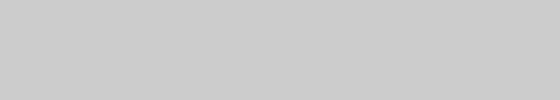
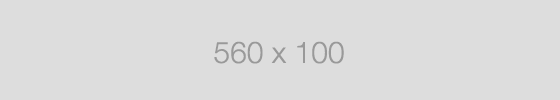
The second 560 x 100 image is a revision of the first. Changes to its layers:
added layer "560 x 100" above "Fill" over [214, 41, 344, 64]
painted on "Fill" over [0, 0, 560, 100]
